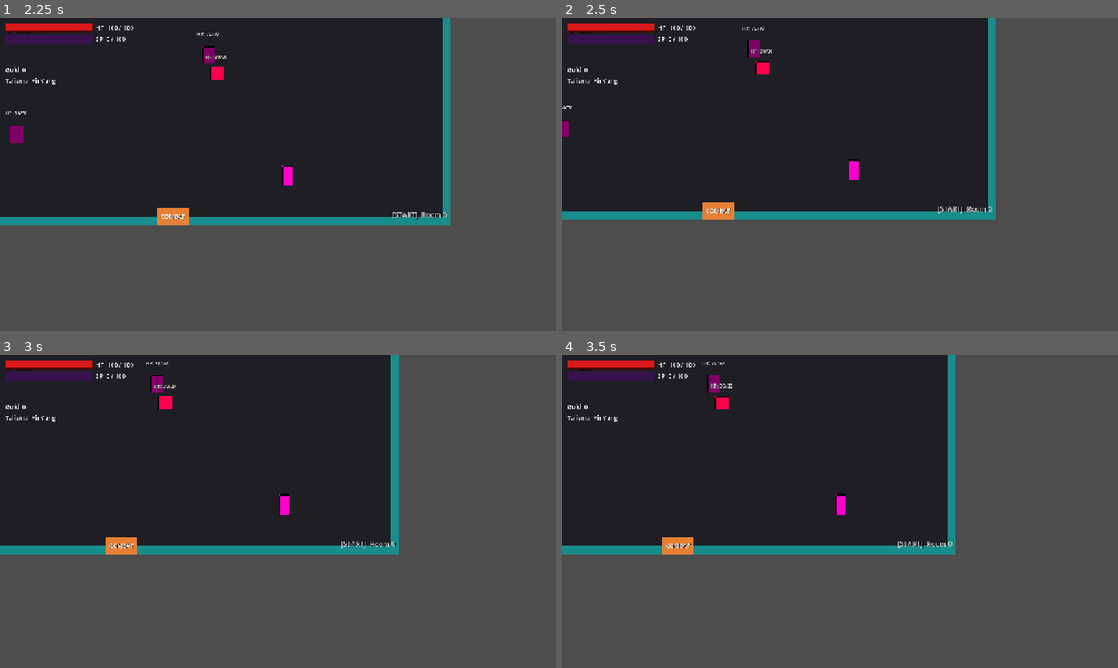
Above: before the commit, frames 1-4 (two rows, left to right).
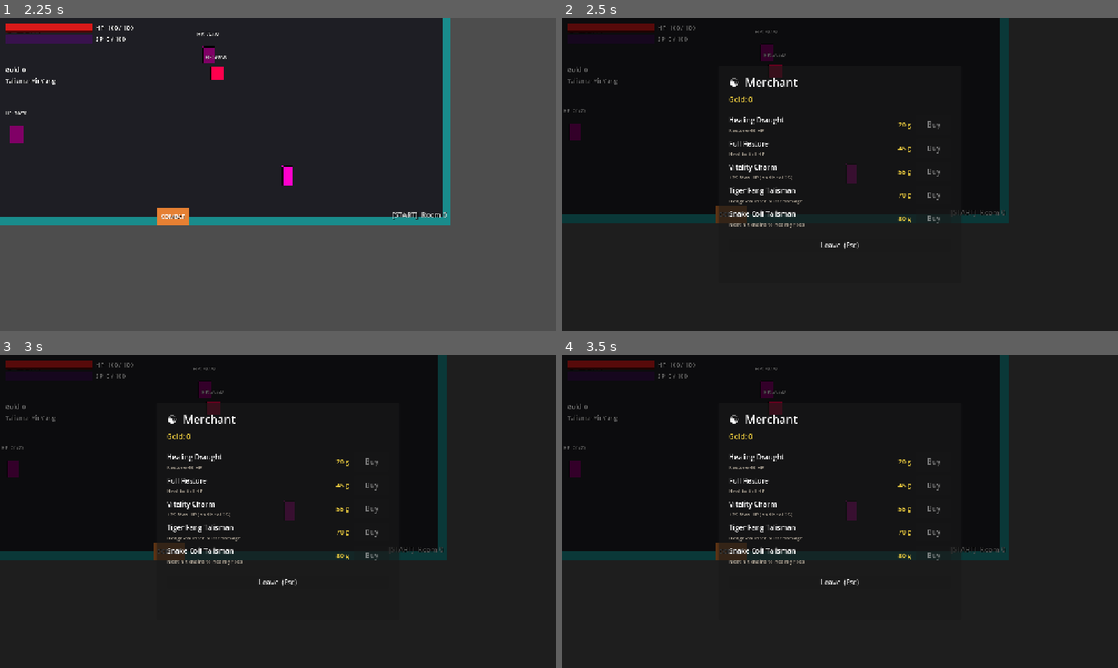
Above: after the commit, the same moments.

Repository: KarnamV/chan-inspo
Game: Godot game, scene res://scenes/TestRoom.tscn
Two runs of this game, one before a commit and one after it. Both use one fixed random seed, a clock stepped at 60 frames per second and the inputs below.
Inputs (mouse positions are in pixels of both pictures, inside the frame that each line leads up to):
- Up to frame 1 (2.25 s): tap Enter at 0.5 s; hold D (move_right) 0.53-1.28 s; hold Q (block) 0.53-1.28 s; tap Space (dodge) at 0.8, 1.35 s; hold S (move_down) 1.28-2.03 s; tap E (talisman_activate) at 1.55 s; hold D (move_right) from 2.03 s (still down); hold E (talisman_activate) from 2.03 s (still down)
- Up to frame 2 (2.5 s): keep holding D (move_right); keep holding E (talisman_activate); tap B at 2.3 s
- Up to frame 3 (3 s): release D (move_right) at 2.75 s; release E (talisman_activate) at 2.75 s; click (278, 583) at 2.75 s, where only the run after the commit has a clickable "Leave (Esc)"
- Up to frame 4 (3.5 s): no input

Frame 1 is identical in both runs. In frame 2, 56% of the frame differs, in the area x 0-100%, y 0-100%; in frame 3, 60%; in frame 4, 61%.

Commit message:
Fix Player hitbox flush error; add shop between levels (Phase 3)
Player._disable_hitbox now defers monitoring/disabled changes. take_hit()
calls it from an enemy's body_entered callback (mid physics-flush), which
previously threw "Can't change this state while flushing queries."

Shop: ShopUI.gd is a code-built overlay that opens on entering a SHOP room
(or debug key B), pausing the game. Sells repeatable healing + a Max-HP
upgrade and two one-time talismans (Tiger Fang, Snake Coil), all paid for
with RunStats.spend_gold(). Unaffordable items grey out; gold label is live.

Supporting API: Player.heal()/add_max_hp() (MAX_HP const -> max_hp var,
PhoenixFeather updated to match), TalismanManager.add_talisman()/is_full().

Co-Authored-By: Claude Opus 4.8 <noreply@anthropic.com>

Diff:
--- a/game/scripts/PhoenixFeather.gd
+++ b/game/scripts/PhoenixFeather.gd
@@ -21,11 +21,11 @@
 
 
 func activate(player: Node) -> void:
-	var heal_amount: int = int(player.MAX_HP * HEAL_FRACTION)
+	var heal_amount: int = int(player.max_hp * HEAL_FRACTION)
 	var old_hp: int = player.current_hp
-	player.current_hp = mini(player.current_hp + heal_amount, player.MAX_HP)
+	player.current_hp = mini(player.current_hp + heal_amount, player.max_hp)
 	var actual_heal: int = player.current_hp - old_hp
-	player.emit_signal("health_updated", player.current_hp, player.MAX_HP)
+	player.emit_signal("health_updated", player.current_hp, player.max_hp)
 	_flash(player)
 	print("[PhoenixFeather] Healed %d HP (%d -> %d)." % [actual_heal, old_hp, player.current_hp])
 
--- a/game/scripts/Player.gd
+++ b/game/scripts/Player.gd
@@ -9,8 +9,8 @@
 
 signal attack_landed(attack_name: String, damage: int, hit_position: Vector2)
 
-# Emitted whenever HP changes (take_hit, heal). max_hp is always MAX_HP;
-# included so the HUD does not need to know the constant directly.
+# Emitted whenever HP changes (take_hit, heal, upgrades). Carries the current
+# max_hp so the HUD does not need to read the player's fields directly.
 signal health_updated(current: int, max_hp: int)
 
 # Emitted once when the player's HP reaches 0.  TestRoom listens to this
@@ -59,8 +59,10 @@
 # ---------------------------------------------------------------------------
 # HP
 # ---------------------------------------------------------------------------
-const MAX_HP: int = 100
-var current_hp: int = MAX_HP
+# max_hp is a var (not const) so shop/shrine upgrades can raise it at runtime.
+# Starts at 100. health_updated always reports (current_hp, max_hp).
+var max_hp: int = 100
+var current_hp: int = max_hp
 
 # ---------------------------------------------------------------------------
 # Combo + spirit meter
@@ -267,8 +269,12 @@
 
 
 func _disable_hitbox() -> void:
-	hitbox_area.monitoring = false
-	hitbox_shape.disabled = true
+	# Deferred: take_hit() can call this from an enemy's body_entered callback,
+	# which runs while the physics server is flushing queries. Mutating
+	# monitoring/disabled synchronously there throws "Can't change this state
+	# while flushing queries." set_deferred applies it safely after the flush.
+	hitbox_area.set_deferred("monitoring", false)
+	hitbox_shape.set_deferred("disabled", true)
 
 
 # ---------------------------------------------------------------------------
@@ -530,9 +536,30 @@
 	# Deduct HP and notify HUD. Block path returns early above, so this only
 	# fires for unblocked, non-dodge hits.
 	current_hp = max(0, current_hp - damage)
-	emit_signal("health_updated", current_hp, MAX_HP)
+	emit_signal("health_updated", current_hp, max_hp)
 	if current_hp <= 0:
 		die()
+
+
+# ---------------------------------------------------------------------------
+# Healing / upgrades — used by shops and shrines (spend gold for effect).
+# ---------------------------------------------------------------------------
+
+## Restore up to `amount` HP, capped at max_hp. Emits health_updated.
+func heal(amount: int) -> void:
+	if amount <= 0 or state == State.DEAD:
+		return
+	current_hp = mini(current_hp + amount, max_hp)
+	emit_signal("health_updated", current_hp, max_hp)
+
+
+## Permanently raise max_hp and grant the same amount of current HP.
+func add_max_hp(amount: int) -> void:
+	if amount <= 0:
+		return
+	max_hp += amount
+	current_hp = mini(current_hp + amount, max_hp)
+	emit_signal("health_updated", current_hp, max_hp)
 
 
 func _trigger_block_flash() -> void:
--- /dev/null
+++ b/game/scripts/ShopUI.gd
@@ -0,0 +1,270 @@
+## ShopUI.gd — the merchant overlay shown when the player enters a SHOP room.
+##
+## Fully code-built (no .tscn). Pauses the game while open (process_mode ALWAYS
+## so its buttons still respond), lists items with gold prices, and spends gold
+## via RunStats.spend_gold(). Emits `closed` when dismissed.
+##
+## Usage (see TestRoom._open_shop):
+##   var shop := ShopUIScript.new()
+##   add_child(shop)
+##   shop.closed.connect(_on_shop_closed)
+##   shop.open(player, talisman_manager)
+##
+## Stock: healing (repeatable), a Max-HP upgrade (repeatable), and two talismans
+## not in the default loadout (one-time). "Info" items are a future addition.
+
+class_name ShopUI
+extends CanvasLayer
+
+signal closed
+
+const PANEL_SIZE: Vector2 = Vector2(560.0, 500.0)
+
+# Talismans the merchant can sell (not in the starting loadout).
+const SnakeCoilScript = preload("res://scripts/SnakeCoil.gd")
+const TigerFangScript = preload("res://scripts/TigerFang.gd")
+
+var _player: Node = null
+var _talisman_manager: Node = null
+
+var _gold_label: Label = null
+# Each entry: { "def": Dictionary, "button": Button, "sold": bool }
+var _rows: Array = []
+
+
+# ---------------------------------------------------------------------------
+# Public entry point
+# ---------------------------------------------------------------------------
+
+func open(player: Node, talisman_manager: Node) -> void:
+	_player = player
+	_talisman_manager = talisman_manager
+
+	# Draw above the HUD (layer 10) and keep running while the tree is paused.
+	layer = 50
+	process_mode = Node.PROCESS_MODE_ALWAYS
+
+	_build_ui()
+
+	RunStats.gold_changed.connect(_on_gold_changed)
+	_refresh_gold()
+	_refresh_affordability()
+
+	get_tree().paused = true
+
+
+# ---------------------------------------------------------------------------
+# Item catalogue
+# ---------------------------------------------------------------------------
+
+func _catalogue() -> Array:
+	return [
+		{
+			"name": "Healing Draught",
+			"desc": "Restore 40 HP",
+			"price": 20,
+			"one_time": false,
+			"apply": func() -> void: _player.heal(40),
+		},
+		{
+			"name": "Full Restore",
+			"desc": "Heal to full HP",
+			"price": 45,
+			"one_time": false,
+			"apply": func() -> void: _player.heal(_player.max_hp),
+		},
+		{
+			"name": "Vitality Charm",
+			"desc": "+25 Max HP (and heal 25)",
+			"price": 55,
+			"one_time": false,
+			"apply": func() -> void: _player.add_max_hp(25),
+		},
+		{
+			"name": "Tiger Fang Talisman",
+			"desc": "Dodge-counter burst damage",
+			"price": 70,
+			"one_time": true,
+			"apply": func() -> void: _buy_talisman(TigerFangScript),
+		},
+		{
+			"name": "Snake Coil Talisman",
+			"desc": "Next hit chains to nearby foes",
+			"price": 80,
+			"one_time": true,
+			"apply": func() -> void: _buy_talisman(SnakeCoilScript),
+		},
+	]
+
+
+func _buy_talisman(script: Script) -> void:
+	# Instantiate the talisman, parent it to the player (talismans read/write
+	# player flags), and register it with the manager (fills a free slot or
+	# replaces the active one).
+	var t: Node = script.new()
+	t.name = script.resource_path.get_file().get_basename()
+	_player.add_child(t)
+	_talisman_manager.add_talisman(t)
+
+
+# ---------------------------------------------------------------------------
+# UI construction
+# ---------------------------------------------------------------------------
+
+func _build_ui() -> void:
+	# Full-screen dim that also blocks click-through to the game.
+	var dim: ColorRect = ColorRect.new()
+	dim.color = Color(0.0, 0.0, 0.0, 0.6)
+	dim.size = Vector2(1280, 720)
+	dim.mouse_filter = Control.MOUSE_FILTER_STOP
+	add_child(dim)
+
+	# Centred panel.
+	var panel: Panel = Panel.new()
+	panel.custom_minimum_size = PANEL_SIZE
+	panel.size = PANEL_SIZE
+	panel.position = (Vector2(1280, 720) - PANEL_SIZE) * 0.5
+	add_child(panel)
+
+	var margin: MarginContainer = MarginContainer.new()
+	margin.set_anchors_and_offsets_preset(Control.PRESET_FULL_RECT)
+	margin.add_theme_constant_override("margin_left", 24)
+	margin.add_theme_constant_override("margin_right", 24)
+	margin.add_theme_constant_override("margin_top", 20)
+	margin.add_theme_constant_override("margin_bottom", 20)
+	panel.add_child(margin)
+
+	var vbox: VBoxContainer = VBoxContainer.new()
+	vbox.add_theme_constant_override("separation", 10)
+	margin.add_child(vbox)
+
+	# Title.
+	var title: Label = Label.new()
+	title.text = "☯  Merchant"
+	title.add_theme_font_size_override("font_size", 26)
+	vbox.add_child(title)
+
+	# Gold balance.
+	_gold_label = Label.new()
+	_gold_label.add_theme_font_size_override("font_size", 16)
+	_gold_label.add_theme_color_override("font_color", Color(0.95, 0.82, 0.25))
+	vbox.add_child(_gold_label)
+
+	vbox.add_child(HSeparator.new())
+
+	# Item rows.
+	for def in _catalogue():
+		vbox.add_child(_build_row(def))
+
+	vbox.add_child(HSeparator.new())
+
+	# Leave button.
+	var leave: Button = Button.new()
+	leave.text = "Leave  (Esc)"
+	leave.pressed.connect(_close)
+	vbox.add_child(leave)
+
+
+func _build_row(def: Dictionary) -> Control:
+	var row: HBoxContainer = HBoxContainer.new()
+	row.add_theme_constant_override("separation", 12)
+
+	# Left: name + description, expands to push price/button right.
+	var info: VBoxContainer = VBoxContainer.new()
+	info.size_flags_horizontal = Control.SIZE_EXPAND_FILL
+	var name_label: Label = Label.new()
+	name_label.text = def["name"]
+	name_label.add_theme_font_size_override("font_size", 16)
+	info.add_child(name_label)
+	var desc_label: Label = Label.new()
+	desc_label.text = def["desc"]
+	desc_label.add_theme_font_size_override("font_size", 12)
+	desc_label.add_theme_color_override("font_color", Color(0.7, 0.66, 0.6))
+	info.add_child(desc_label)
+	row.add_child(info)
+
+	# Price.
+	var price_label: Label = Label.new()
+	price_label.text = "%d g" % def["price"]
+	price_label.add_theme_font_size_override("font_size", 15)
+	price_label.add_theme_color_override("font_color", Color(0.95, 0.82, 0.25))
+	price_label.vertical_alignment = VERTICAL_ALIGNMENT_CENTER
+	row.add_child(price_label)
+
+	# Buy button.
+	var buy: Button = Button.new()
+	buy.text = "Buy"
+	buy.custom_minimum_size = Vector2(80, 0)
+	var index: int = _rows.size()
+	buy.pressed.connect(func() -> void: _try_buy(index))
+	row.add_child(buy)
+
+	_rows.append({ "def": def, "button": buy, "sold": false })
+	return row
+
+
+# ---------------------------------------------------------------------------
+# Purchase flow
+# ---------------------------------------------------------------------------
+
+func _try_buy(index: int) -> void:
+	var row: Dictionary = _rows[index]
+	if row["sold"]:
+		return
+	var def: Dictionary = row["def"]
+
+	if not RunStats.spend_gold(def["price"]):
+		_flash_denied(row["button"])
+		return
+
+	def["apply"].call()
+
+	if def["one_time"]:
+		row["sold"] = true
+		row["button"].text = "Sold"
+		row["button"].disabled = true
+
+	_refresh_gold()
+	_refresh_affordability()
+
+
+func _flash_denied(button: Button) -> void:
+	# Brief red flash to signal "can't afford".
+	var tween: Tween = create_tween()
+	tween.tween_property(button, "modulate", Color(1.6, 0.4, 0.4, 1.0), 0.0)
+	tween.tween_property(button, "modulate", Color(1.0, 1.0, 1.0, 1.0), 0.35)
+
+
+func _refresh_gold() -> void:
+	if _gold_label != null:
+		_gold_label.text = "Gold: %d" % RunStats.gold
+
+
+func _refresh_affordability() -> void:
+	for row in _rows:
+		if row["sold"]:
+			continue
+		row["button"].disabled = RunStats.gold < row["def"]["price"]
+
+
+func _on_gold_changed(_current: int) -> void:
+	_refresh_gold()
+	_refresh_affordability()
+
+
+# ---------------------------------------------------------------------------
+# Close
+# ---------------------------------------------------------------------------
+
+func _unhandled_input(event: InputEvent) -> void:
+	if event is InputEventKey and event.pressed and event.keycode == KEY_ESCAPE:
+		get_viewport().set_input_as_handled()
+		_close()
+
+
+func _close() -> void:
+	if RunStats.gold_changed.is_connected(_on_gold_changed):
+		RunStats.gold_changed.disconnect(_on_gold_changed)
+	get_tree().paused = false
+	emit_signal("closed")
+	queue_free()
--- a/game/scripts/TalismanManager.gd
+++ b/game/scripts/TalismanManager.gd
@@ -39,6 +39,26 @@
 		emit_signal("active_talisman_changed", _slots[0])
 
 
+# Add a talisman bought from a shop. Fills an empty slot if one is free;
+# otherwise replaces the currently-active slot (the player's choice to overwrite).
+# The talisman node must already be a child of the player. Makes it active.
+func add_talisman(t: Node) -> void:
+	if t == null:
+		return
+	if _slots.size() < MAX_SLOTS:
+		_slots.append(t)
+		_active_index = _slots.size() - 1
+	else:
+		_slots[_active_index] = t
+	_player.active_talisman = t
+	emit_signal("active_talisman_changed", t)
+
+
+# True when all MAX_SLOTS talisman slots are filled.
+func is_full() -> bool:
+	return _slots.size() >= MAX_SLOTS
+
+
 # Returns the currently active talisman node (or null if no slots filled).
 func get_active() -> Node:
 	if _slots.is_empty():
--- a/game/scripts/TestRoom.gd
+++ b/game/scripts/TestRoom.gd
@@ -14,6 +14,7 @@
 const PhoenixFeatherScript  = preload("res://scripts/PhoenixFeather.gd")
 const TalismanManagerScript = preload("res://scripts/TalismanManager.gd")
 const GoldPickupScript      = preload("res://scripts/GoldPickup.gd")
+const ShopUIScript          = preload("res://scripts/ShopUI.gd")
 const HUDScene              = preload("res://scenes/HUD.tscn")
 
 # YinYang ref kept for stance-label callbacks (it has stance_display_text()).
@@ -27,6 +28,9 @@
 
 # Death-transition state — guards against double-firing if signals stack.
 var _death_triggered: bool = false
+
+# Shop overlay state — guards against opening a second shop over the first.
+var _shop_open: bool = false
 
 # Fade overlay for death sequence (separate from RoomManager's per-room fader).
 var _death_canvas: CanvasLayer = null
@@ -202,6 +206,37 @@
 	var stance_text: String = _yin_yang.stance_display_text() if _yin_yang != null else ""
 	stance_label.text = "%s  |  [%s]" % [stance_text, room_data.type_name()]
 
+	# Merchant rooms open the shop overlay on entry.
+	if room_data.type == RoomData.RoomType.SHOP:
+		_open_shop()
+
+
+# ---------------------------------------------------------------------------
+# Shop
+# ---------------------------------------------------------------------------
+
+## Debug/testing hook: press B to open the shop from any room (procedural graphs
+## may not always place a SHOP room, and we still want to exercise the merchant).
+func _unhandled_input(event: InputEvent) -> void:
+	if event is InputEventKey and event.pressed and not event.echo \
+			and event.keycode == KEY_B:
+		_open_shop()
+
+
+func _open_shop() -> void:
+	if _shop_open or _talisman_manager == null:
+		return
+	_shop_open = true
+	var shop: CanvasLayer = ShopUIScript.new()
+	shop.name = "ShopUI"
+	add_child(shop)
+	shop.closed.connect(_on_shop_closed)
+	shop.open(player, _talisman_manager)
+
+
+func _on_shop_closed() -> void:
+	_shop_open = false
+
 
 func _on_active_talisman_changed(talisman: Node) -> void:
 	if _hud == null:
Not shown, changed: kanban.html
